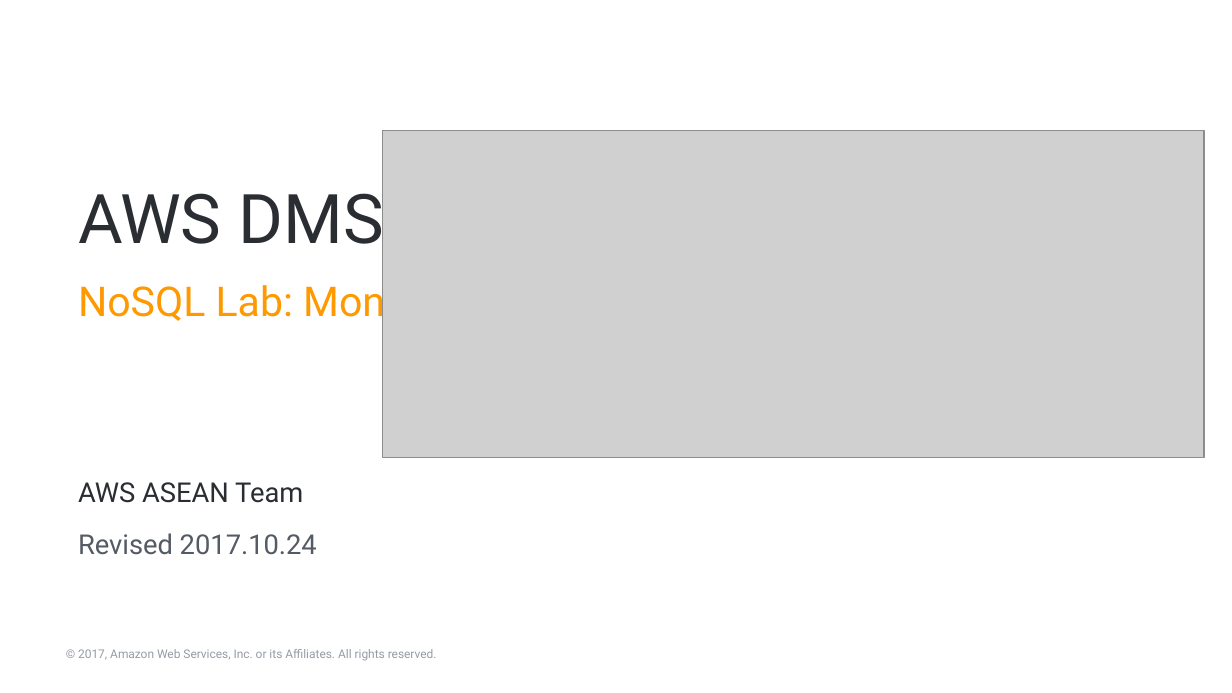
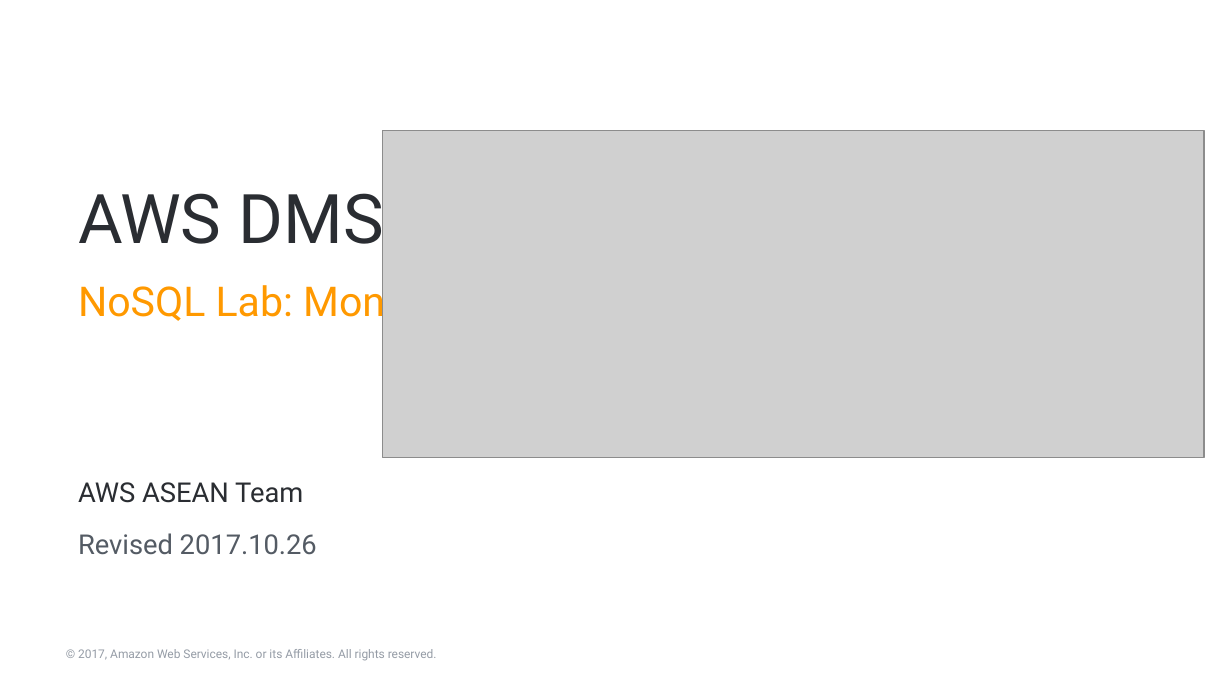
Before and after one commit to shirkeyaws/aws-dms-workshop, a slide deck: slide 1 of deck/dms-workshop-nosql.pptx. Drawn at 1232x693 pixels with LibreOffice and Linux fonts; fonts in the diff are those of the drawing; grey boxes stand for pictures; background and template pictures are left out. Boxes give left, top, right and bottom in pixels: in the first picture for what was removed or moved away, otherwise in the second. Text is boxed around its words. In the diff, an @@ line names an element or a change of style, - is before the commit and + after.

```diff
--- a/deck/dms-workshop-nosql.pptx
+++ b/deck/dms-workshop-nosql.pptx
@@ text at box(78, 533, 317, 555): text changed @@
-Revised 2017.10.24
+Revised 2017.10.26
```
Also in this commit, not shown: 1 other slide changed, 16 other files.
